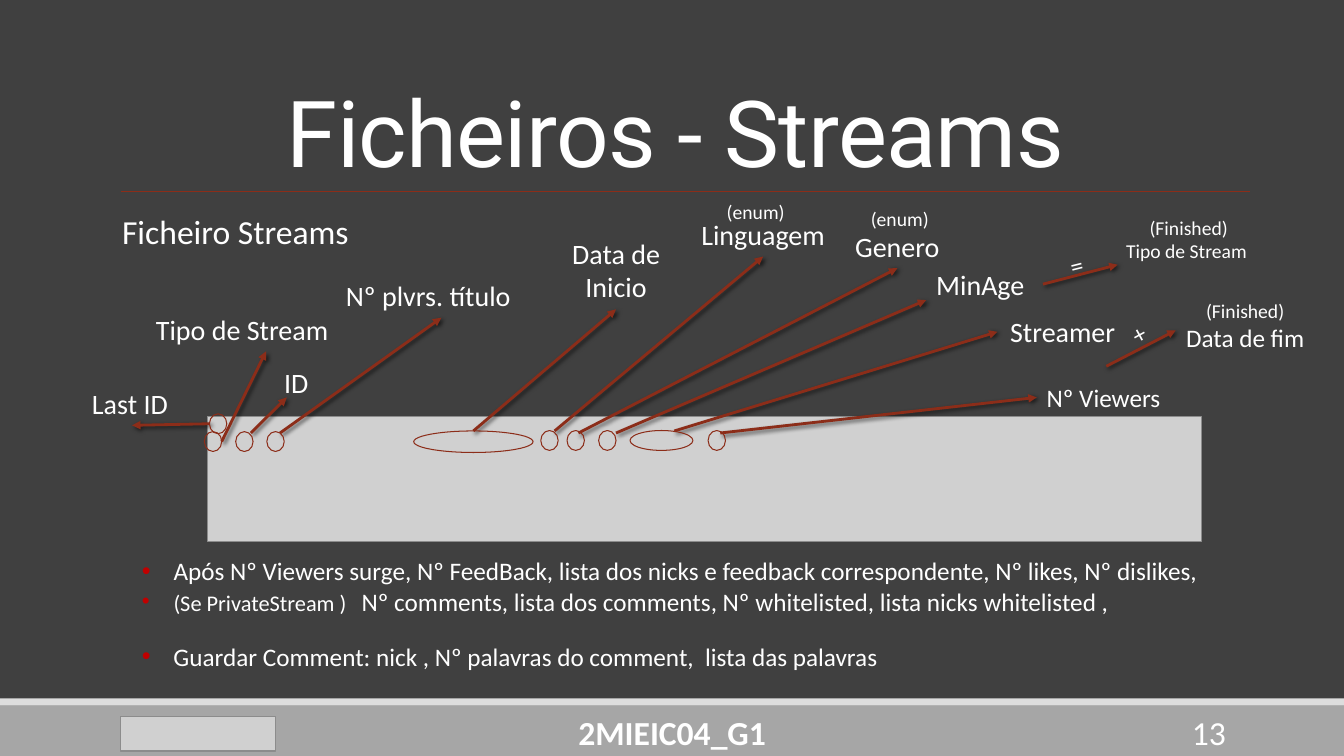
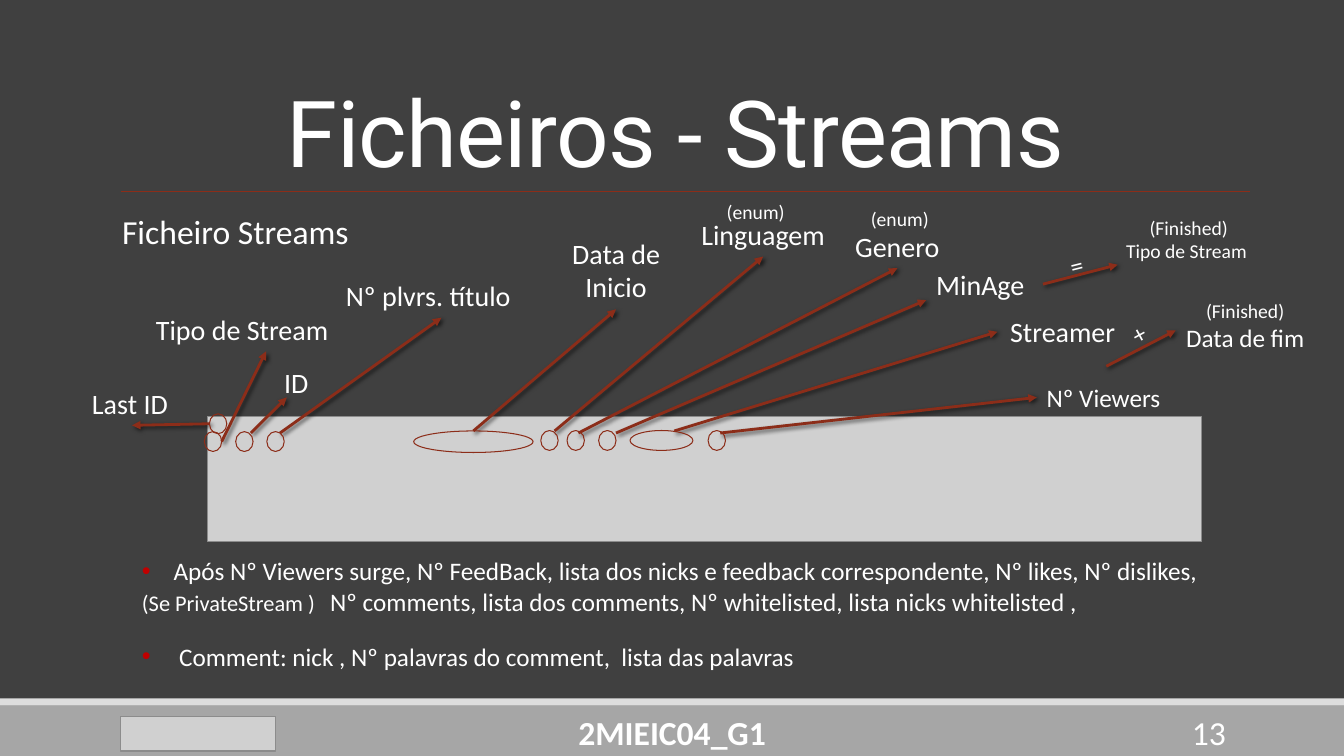
Before and after one commit to DoStini/FEUP-AEDA-proj, a slide deck: slide 13 of StreamZ_Apresentation4.pptx. Drawn at 1344x756 pixels with LibreOffice and Linux fonts; fonts in the diff are those of the drawing; grey boxes stand for pictures. Boxes give left, top, right and bottom in pixels: in the first picture for what was removed or moved away, otherwise in the second. Text is boxed around its words. In the diff, an @@ line names an element or a change of style, - is before the commit and + after.

```diff
--- a/StreamZ_Apresentation4.pptx
+++ b/StreamZ_Apresentation4.pptx
@@ text at box(142, 593, 1065, 614): bullet • to none @@
@@ text at box(179, 648, 793, 670): text changed @@
-• Guardar Comment: nick , Nº palavras do comment, lista das palavras
+• Comment: nick , Nº palavras do comment, lista das palavras
```
Also in this commit, not shown: 4 other slides changed.
